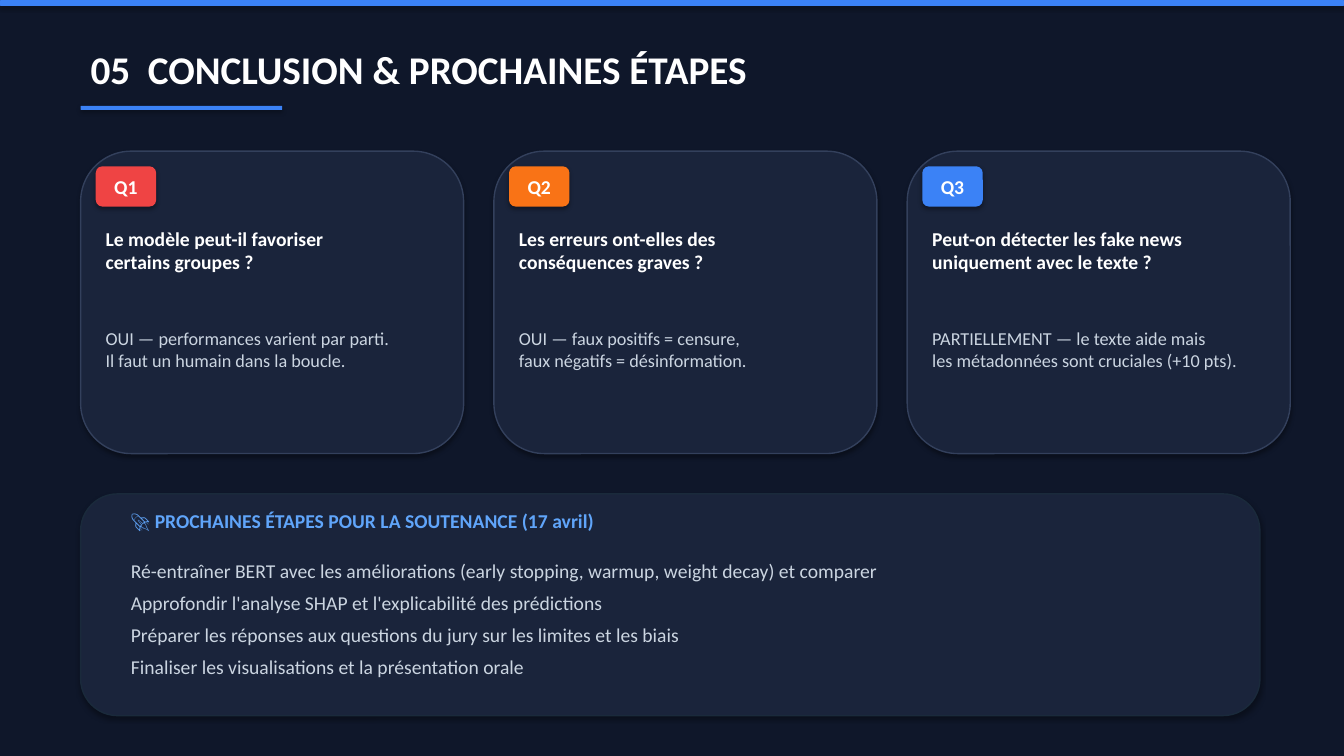
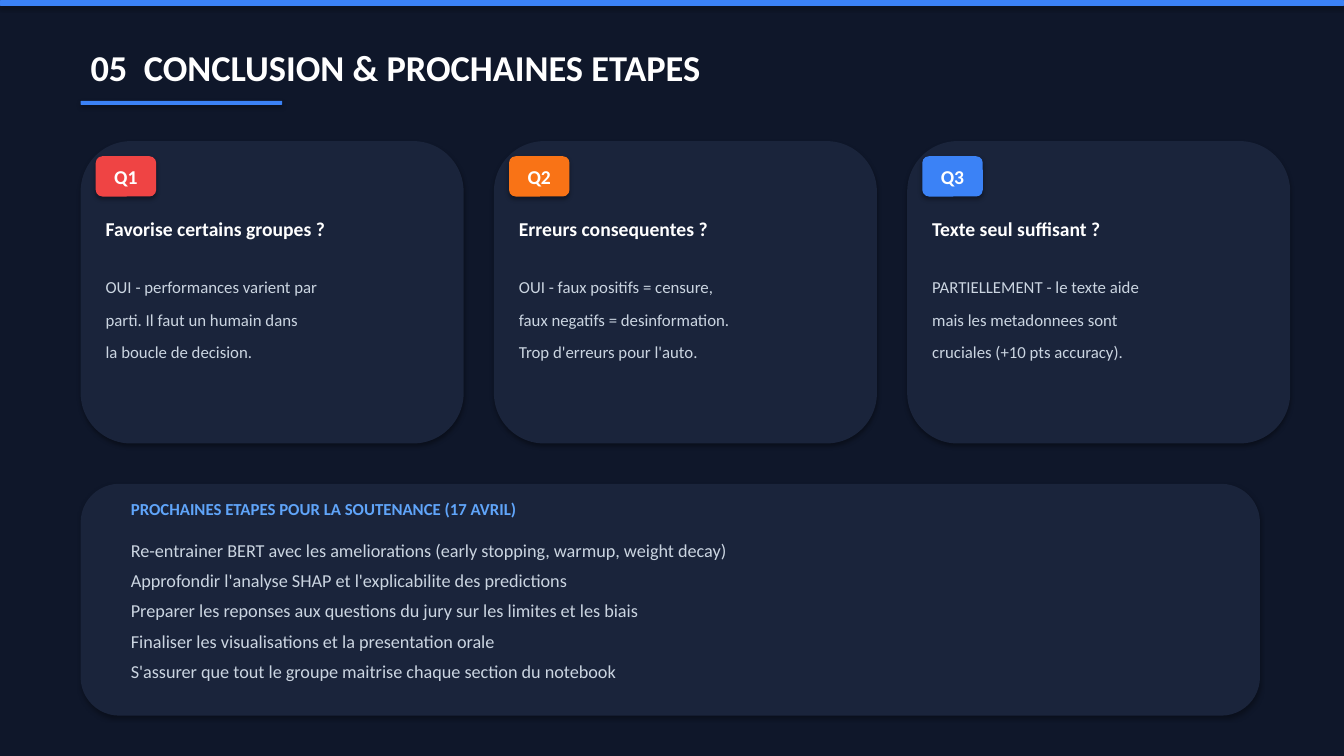
Before and after one commit to AlexisFayan/fake-news-detection, a slide deck: slide 6 of Follow-Up_Fake_News_Detection.pptx. Drawn at 1344x756 pixels with LibreOffice and Linux fonts; fonts in the diff are those of the drawing. Boxes give left, top, right and bottom in pixels: in the first picture for what was removed or moved away, otherwise in the second. Text is boxed around its words. In the diff, an @@ line names an element or a change of style, - is before the commit and + after.

```diff
--- a/Follow-Up_Fake_News_Detection.pptx
+++ b/Follow-Up_Fake_News_Detection.pptx
@@ text at [91,57,700,82]: text changed; size 28 to 26 pt @@
-05 CONCLUSION & PROCHAINES ÉTAPES
+05 CONCLUSION & PROCHAINES ETAPES
@@ rounded rectangle: place and size @@
-rounded rectangle at [81,106,282,110]
+rounded rectangle at [81,101,282,105]
@@ 6 rounded rectangles: place and size @@
-6 rounded rectangles at [81,151,1291,454]
+6 rounded rectangles at [81,141,1291,444]
@@ outline #33405C 1 pt to none in 3 elements at [81,141,464,444], [494,141,877,444], [907,141,1291,444] @@
@@ text at [106,222,311,240]: text changed @@
-Le modèle peut-il favoriser
-certains groupes ?
+Favorise certains groupes ?
@@ text removed at [519,232,715,273] @@
-Les erreurs ont-elles des
-conséquences graves ?
@@ text added at [519,223,694,239], 14 pt, text #FFFFFF, bold @@
+Erreurs consequentes ?
@@ text removed at [932,232,1182,272] @@
-Peut-on détecter les fake news
-uniquement avec le texte ?
@@ text added at [932,222,1087,236], 14 pt, text #FFFFFF, bold @@
+Texte seul suffisant ?
@@ text at [106,281,317,296]: text changed; size 13 to 12 pt @@
-OUI — performances varient par parti.
-Il faut un humain dans la boucle.
+OUI - performances varient par
@@ text at [519,281,713,296]: text changed; size 13 to 12 pt @@
-OUI — faux positifs = censure,
-faux négatifs = désinformation.
+OUI - faux positifs = censure,
@@ text at [932,281,1139,293]: text changed; size 13 to 12 pt @@
-PARTIELLEMENT — le texte aide mais
-les métadonnées sont cruciales (+10 pts).
+PARTIELLEMENT - le texte aide
@@ text added at [106,314,297,329], 12 pt, text #CBD5E1 @@
+parti. Il faut un humain dans
@@ text added at [519,314,729,329], 12 pt, text #CBD5E1 @@
+faux negatifs = desinformation.
@@ text added at [932,314,1118,326], 12 pt, text #CBD5E1 @@
+mais les metadonnees sont
@@ text added at [106,346,252,358], 12 pt, text #CBD5E1 @@
+la boucle de decision.
@@ text added at [519,346,698,361], 12 pt, text #CBD5E1 @@
+Trop d'erreurs pour l'auto.
@@ text added at [932,346,1123,361], 12 pt, text #CBD5E1 @@
+cruciales (+10 pts accuracy).
@@ rounded rectangle: place and size @@
-rounded rectangle at [81,494,1260,716]
+rounded rectangle at [81,484,1260,716]
@@ rounded rectangle at [81,484,1260,716]: outline #1A2A3B 1 pt to none @@
@@ text at [131,502,516,518]: text changed; size 14 to 12 pt @@
-🚀 PROCHAINES ÉTAPES POUR LA SOUTENANCE (17 avril)
+PROCHAINES ETAPES POUR LA SOUTENANCE (17 AVRIL)
@@ text at [131,544,726,681]: text changed; size 14 to 13 pt @@
-Ré-entraîner BERT avec les améliorations (early stopping, warmup, weight decay) et comparer
-Approfondir l'analyse SHAP et l'explicabilité des prédictions
-Préparer les réponses aux questions du jury sur les limites et les biais
-Finaliser les visualisations et la présentation orale
+Re-entrainer BERT avec les ameliorations (early stopping, warmup, weight decay)
+Approfondir l'analyse SHAP et l'explicabilite des predictions
+Preparer les reponses aux questions du jury sur les limites et les biais
+Finaliser les visualisations et la presentation orale
+S'assurer que tout le groupe maitrise chaque section du notebook
```
Also in this commit, not shown: 5 other slides changed, 1 other file.
